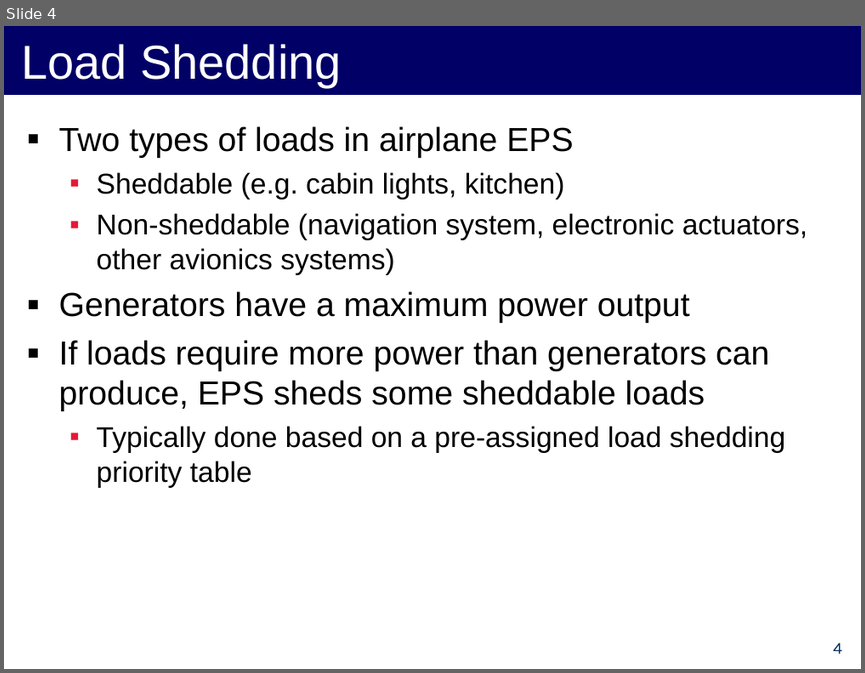
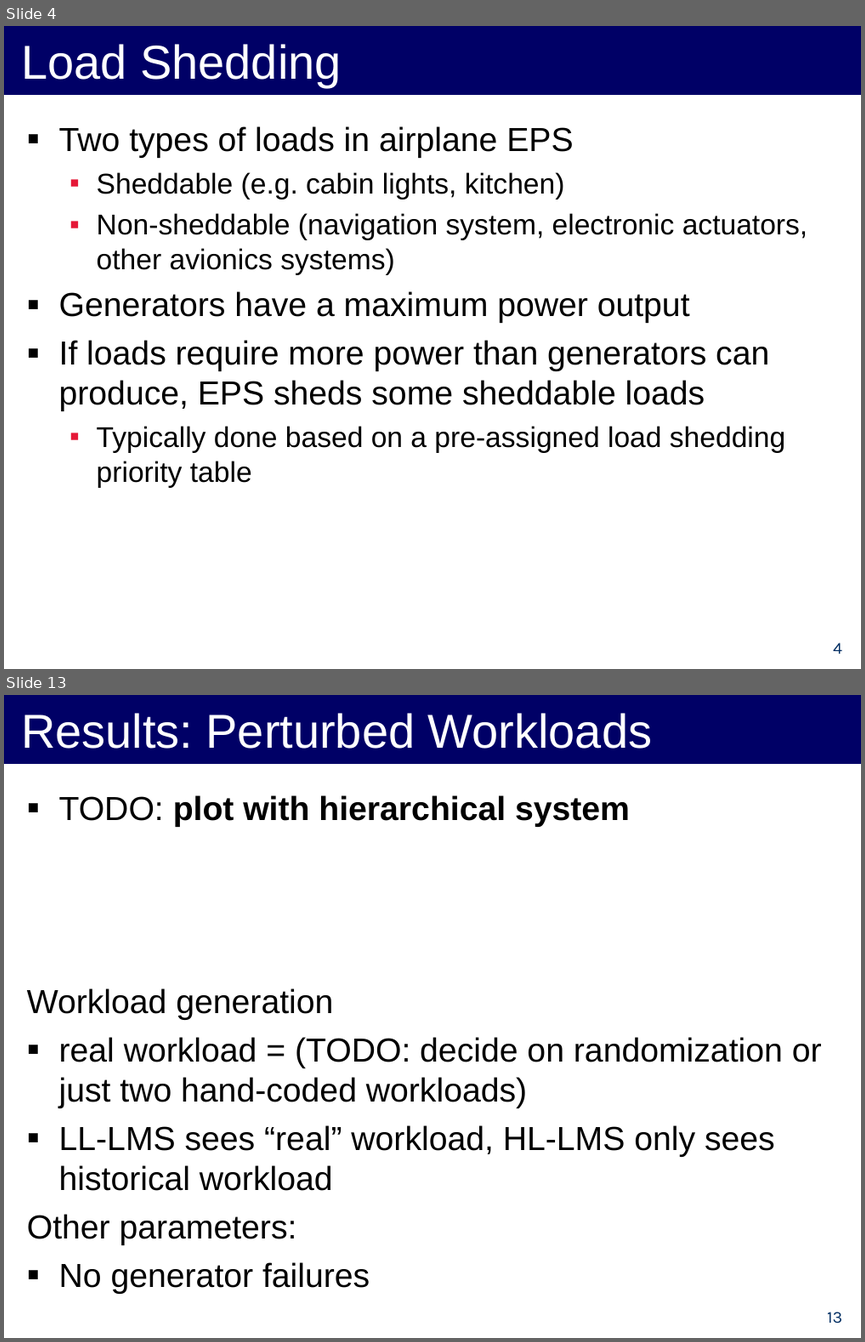
Before and after one commit to forresti/optimal_load_management, a slide deck: project/12-3-12_Presentation.ppt. Shown one above the other, each under a label of ours: slide 4 before the commit, slides 4 and 13 after it; the slides between them are not shown. The pictures are 865x673 and 865x1342 pixels, drawn with LibreOffice and Linux fonts; fonts in the diff are those of the drawing. Boxes give left, top, right and bottom in pixels: in the first picture for what was removed or moved away, otherwise in the second. Text is boxed around its words. In the diff, an @@ line names an element or a change of style, - is before the commit and + after.

```diff
--- a/project/12-3-12_Presentation.ppt
+++ b/project/12-3-12_Presentation.ppt
@@ slide 13 added at <box>4,695,861,1338</box>, background #FFFFFF @@
@@ title added at <box>4,695,861,764</box>, fill #000066, 40 pt, text #FFFFFF @@
+Results: Perturbed Workloads
@@ text added at <box>27,795,822,1293</box>, 28 pt, text #000000 @@
+▪ TODO: plot with hierarchical system
+Workload generation
+▪ real workload = (TODO: decide on randomization or just two hand-coded workloads)
+▪ LL-LMS sees “real” workload, HL-LMS only sees historical workload
+Other parameters:
+▪ No generator failures
@@ page number added at <box>827,1311,842,1323</box>, 14 pt, text #002D62 @@
+13
```
Also in this commit, not shown: 1 slide changed, 10 other slides added.
